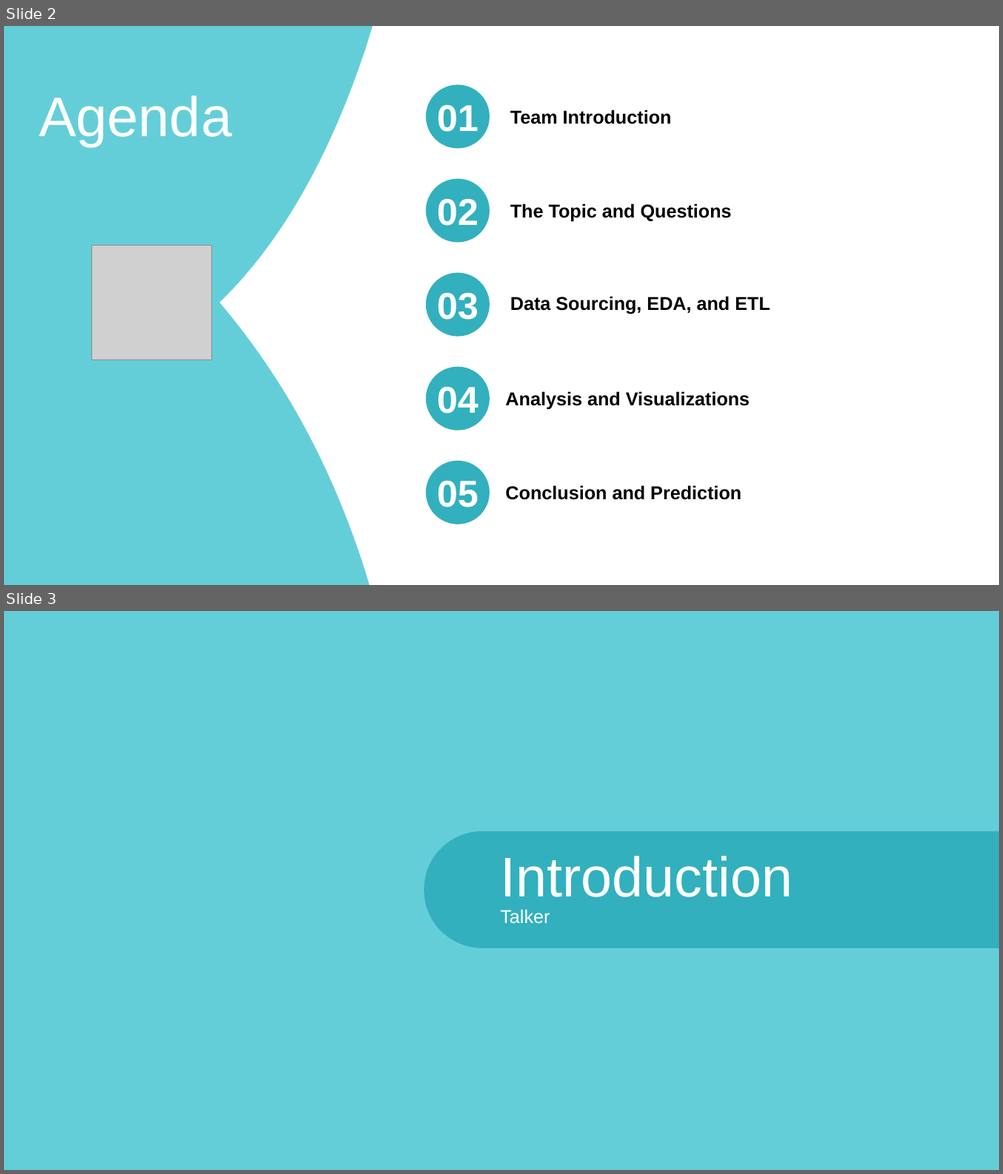
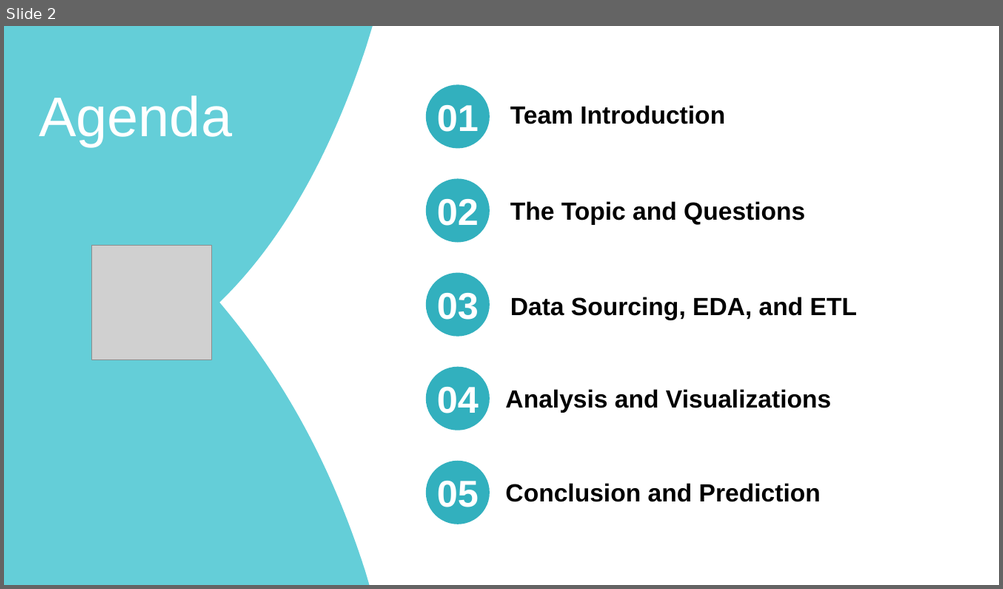
Before and after one commit to bgrullon/FlightDelayPrediction, a slide deck: src/presentation/Flight Delay Prediction.pptx. Shown one above the other, each under a label of ours: slides 2 and 3 before the commit, slide 2 after it. The pictures are 1003x1174 and 1003x589 pixels, drawn with LibreOffice and Linux fonts; fonts in the diff are those of the drawing; grey boxes stand for pictures; background and template pictures are left out. Boxes give left, top, right and bottom in pixels: in the first picture for what was removed or moved away, otherwise in the second. Text is boxed around its words. In the diff, an @@ line names an element or a change of style, - is before the commit and + after.

```diff
--- a/src/presentation/Flight Delay Prediction.pptx
+++ b/src/presentation/Flight Delay Prediction.pptx
@@ slide 3 removed at <box>4,611,999,1170</box>, background #64CED8 @@
@@ freeform shape removed at <box>424,832,999,949</box> @@
@@ text removed at <box>500,856,792,897</box> @@
-Introduction
@@ text removed at <box>500,909,549,924</box> @@
-Talker
@@ slide 2 changed as well @@
@@ size 18 to 24 pt in 5 elements at <box>510,201,805,225</box>, <box>505,389,831,413</box>, <box>505,483,820,503</box>, <box>510,105,725,124</box>, <box>510,297,856,321</box> @@
```
Also in this commit, not shown: 13 other slides changed, 4 slides added, 1 other slide removed, 2 other files.
